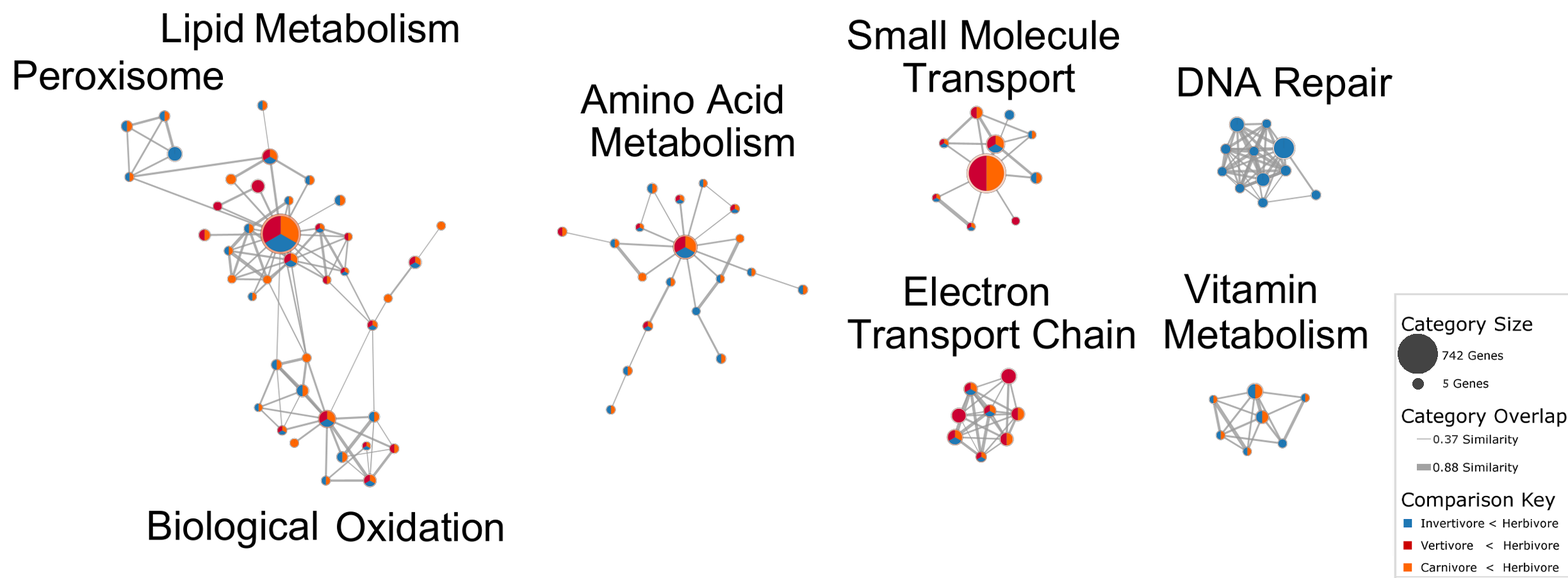
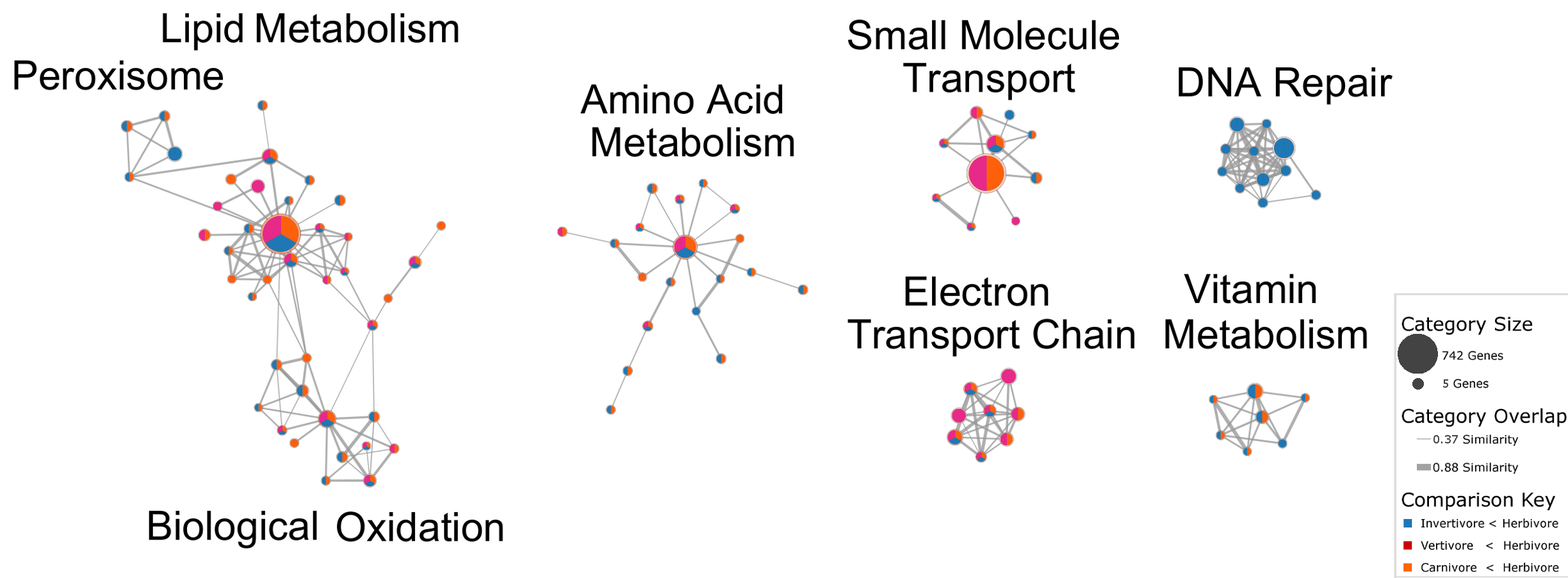
Two versions of the same layered image (1568px x 578px). Layer-by-layer changes:
painted on "Figure 4 -- Predator Conserved Cytoscape unlabeled.png" over (17, 13, 1372, 549)
